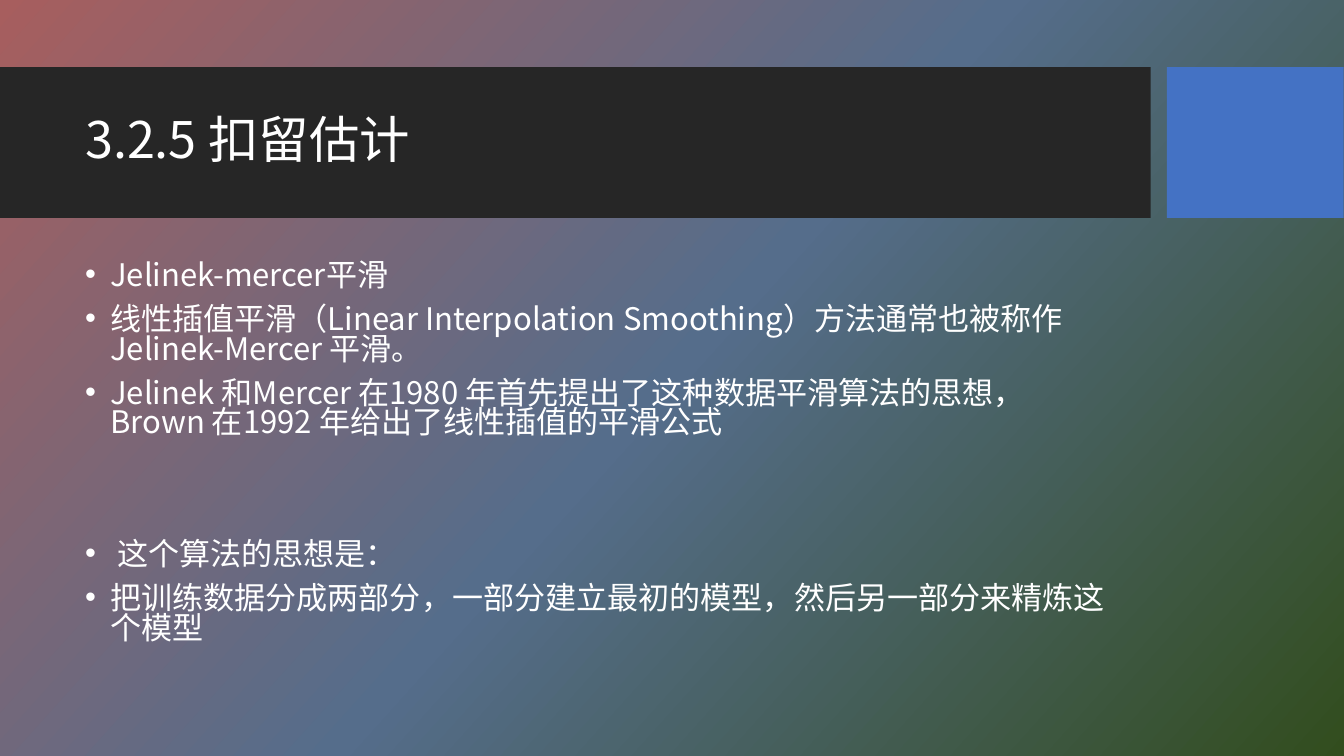
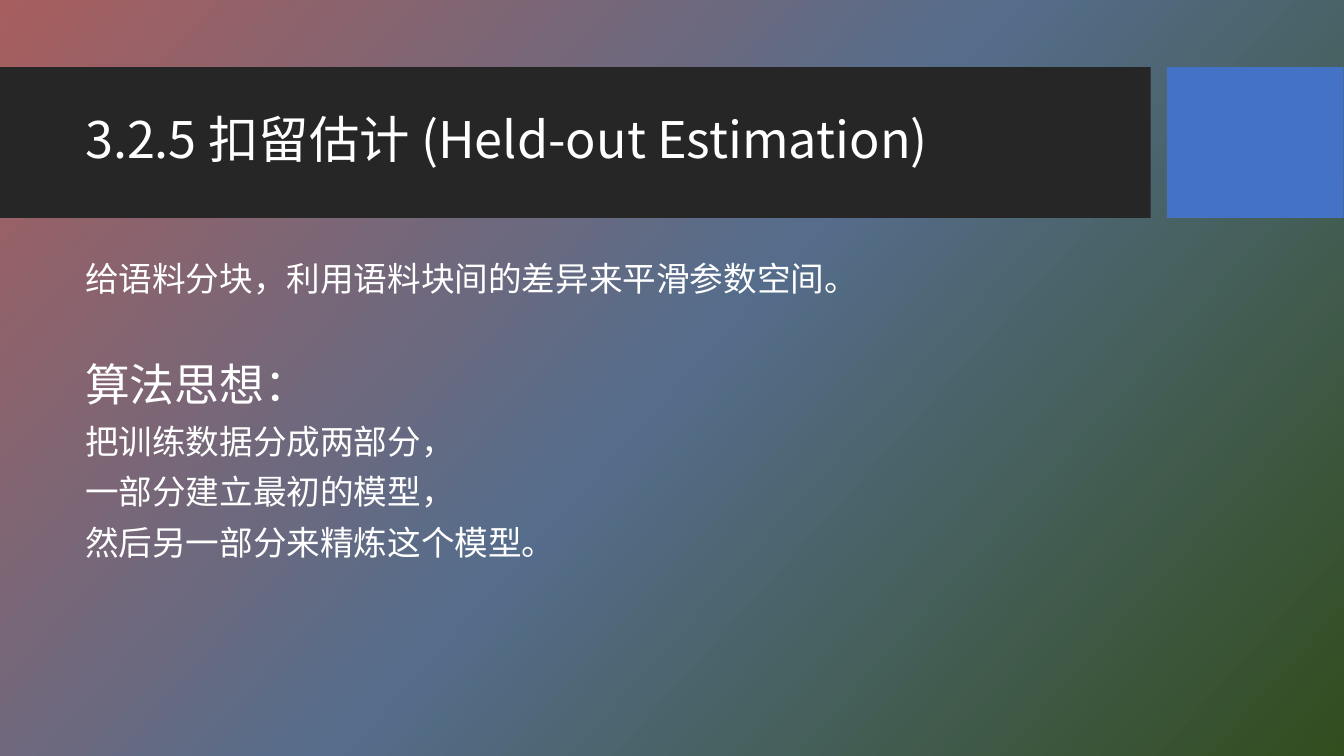
Before and after one commit to HBU/NLP_PPT, a slide deck: slide 24 of PPT-2020/ch03 n元语法模型.pptx (slide 23 before the commit). Drawn at 1344x756 pixels with LibreOffice and Linux fonts; fonts in the diff are those of the drawing; background and template pictures are left out. Boxes give left, top, right and bottom in pixels: in the first picture for what was removed or moved away, otherwise in the second. Text is boxed around its words. In the diff, an @@ line names an element or a change of style, - is before the commit and + after.

Commit message:
update PPT

```diff
--- a/PPT-2020/ch03 n元语法模型.pptx
+++ b/PPT-2020/ch03 n元语法模型.pptx
@@ title at [85, 115, 927, 168]: text changed @@
-3.2.5 扣留估计
+3.2.5 扣留估计 (Held-out Estimation)
@@ text at [85, 262, 858, 558]: text changed; size 22.2 to 24 pt @@
-• Jelinek-mercer平滑
-• 线性插值平滑（Linear Interpolation Smoothing）方法通常也被称作Jelinek-Mercer 平滑。
-• Jelinek 和Mercer 在1980 年首先提出了这种数据平滑算法的思想，Brown 在1992 年给出了线性插值的平滑公式
-• 这个算法的思想是：
-• 把训练数据分成两部分，一部分建立最初的模型，然后另一部分来精炼这个模型
+给语料分块，利用语料块间的差异来平滑参数空间。
+算法思想：
+把训练数据分成两部分，
+一部分建立最初的模型，
+然后另一部分来精炼这个模型。
```
Also in this commit, not shown: 9 other slides changed, 9 slides added, 2 other files.
